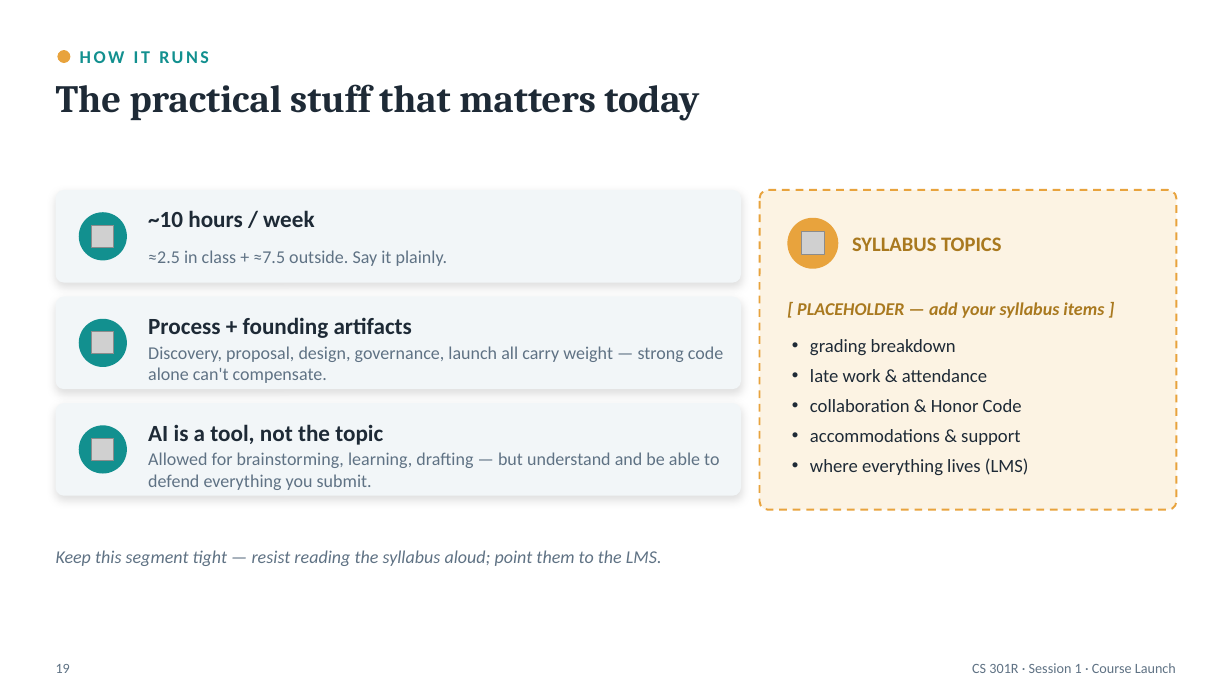
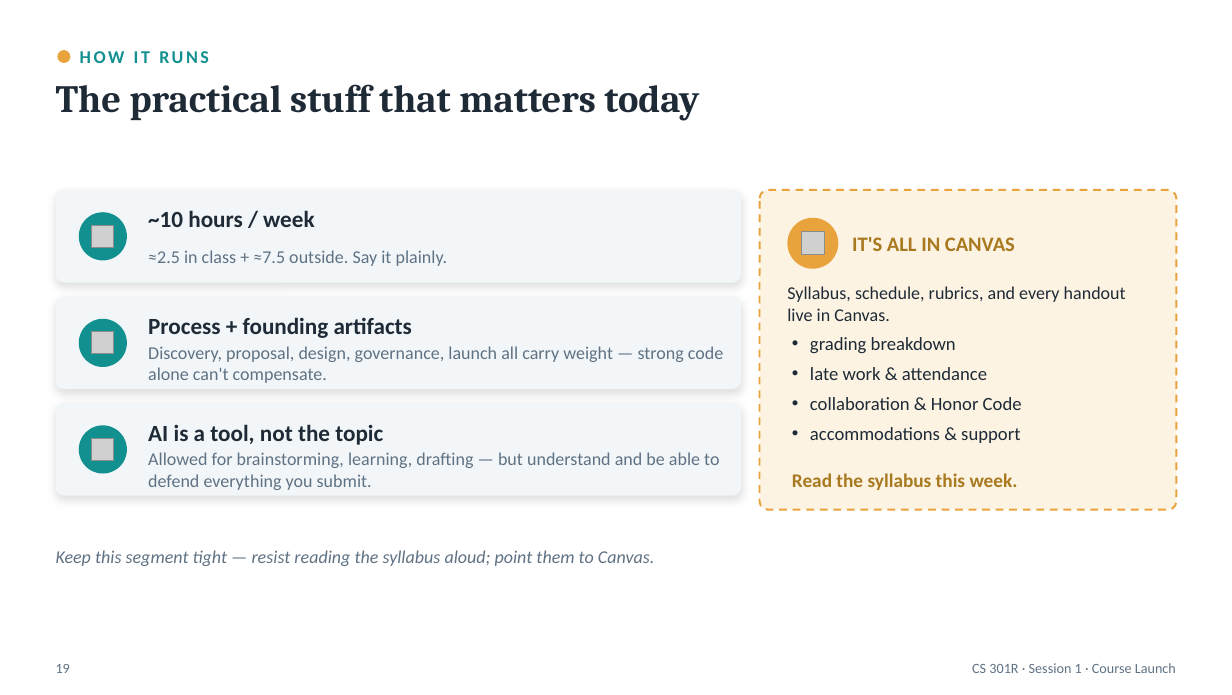
Before and after one commit to BYU-CS-Course-Ops/CS380, a slide deck: slide 19 of canvas_material/lectures/powerpoint/Session01-CourseLaunch.pptx. Drawn at 1232x695 pixels with LibreOffice and Linux fonts; fonts in the diff are those of the drawing; grey boxes stand for pictures. Boxes give left, top, right and bottom in pixels: in the first picture for what was removed or moved away, otherwise in the second. Text is boxed around its words. In the diff, an @@ line names an element or a change of style, - is before the commit and + after.

```diff
--- a/canvas_material/lectures/powerpoint/Session01-CourseLaunch.pptx
+++ b/canvas_material/lectures/powerpoint/Session01-CourseLaunch.pptx
@@ text at box(852, 237, 1015, 251): text changed @@
-SYLLABUS TOPICS
+IT'S ALL IN CANVAS
@@ text at box(787, 286, 1126, 321): text changed; text colour #A9791F to #1E2A36; bold off; italic off @@
-[ PLACEHOLDER — add your syllabus items ]
+Syllabus, schedule, rubrics, and every handout live in Canvas.
@@ text at box(810, 427, 1020, 443): less space between paragraphs @@
@@ text added at box(792, 473, 1018, 490), 15 pt, text #A9791F, bold @@
+Read the syllabus this week.
@@ text at box(810, 458, 1029, 475): paragraph removed @@
-• where everything lives (LMS)
@@ text at box(56, 550, 655, 566): text changed @@
-Keep this segment tight — resist reading the syllabus aloud; point them to the LMS.
+Keep this segment tight — resist reading the syllabus aloud; point them to Canvas.
```
Also in this commit, not shown: 2 other slides changed, 10 other files.
